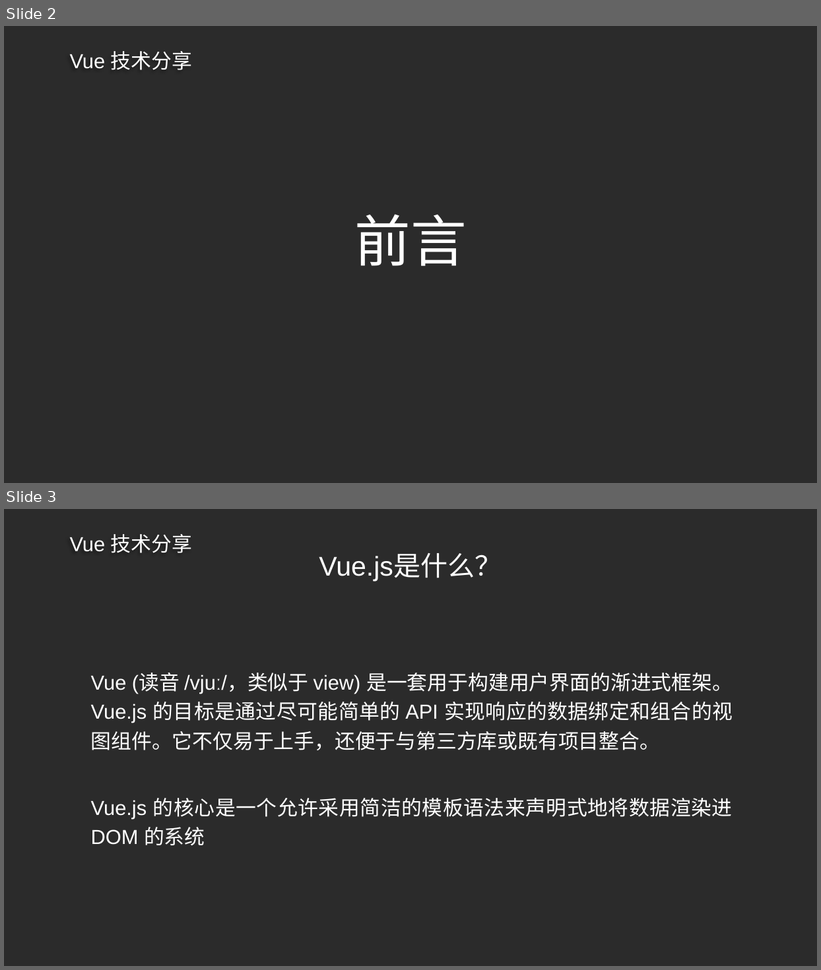
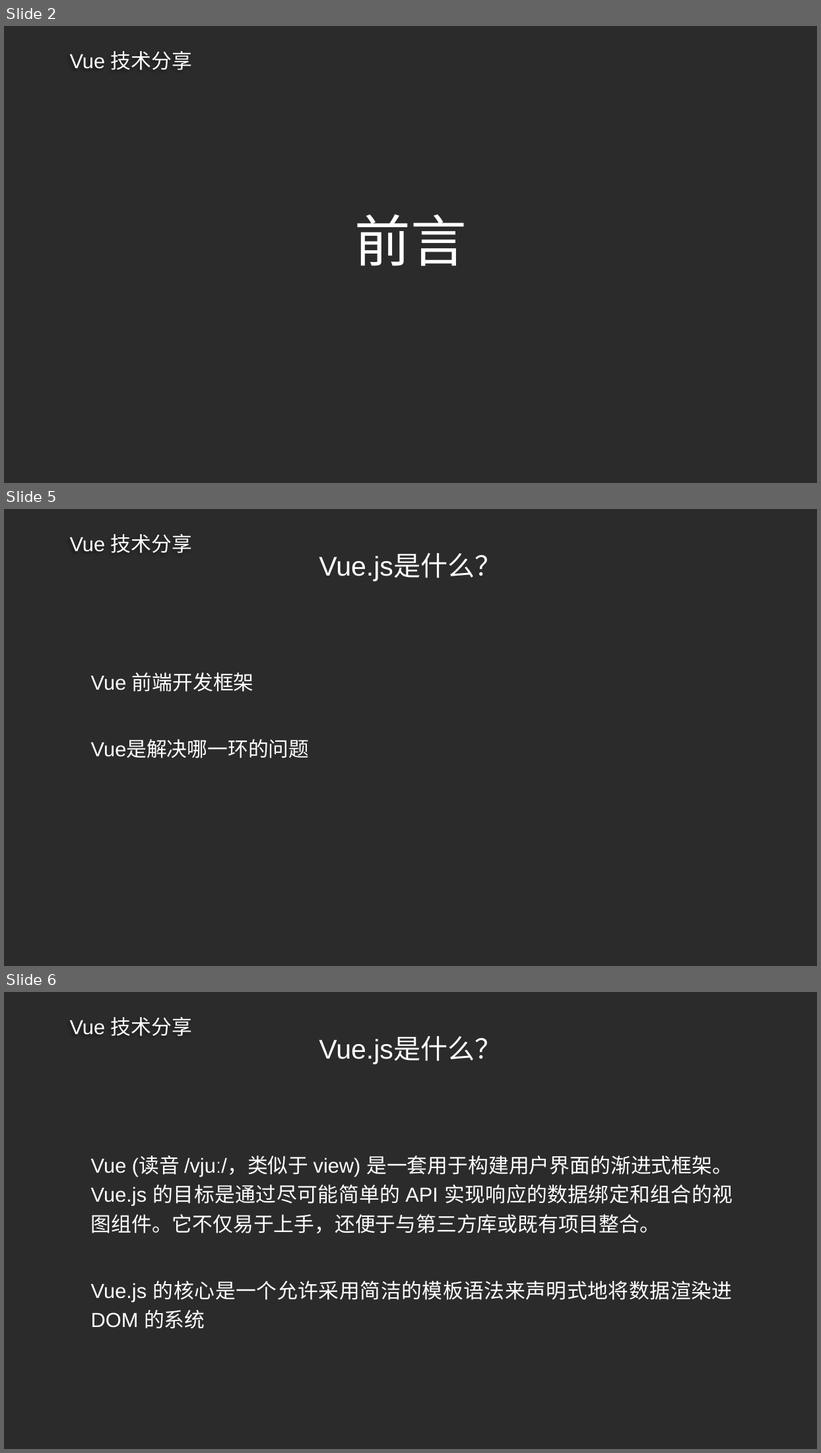
Before and after one commit to ldjdd/traing-library, a slide deck: vue/演示文稿.pptx. Shown one above the other, each under a label of ours: slides 2 and 3 before the commit, slides 2, 5 and 6 after it; the slides between them are not shown. The pictures are 821x970 and 821x1453 pixels, drawn with LibreOffice and Linux fonts; fonts in the diff are those of the drawing; background and template pictures are left out; a plain dark background stands for a picture behind light text. Boxes give left, top, right and bottom in pixels: in the first picture for what was removed or moved away, otherwise in the second. Text is boxed around its words. In the diff, an @@ line names an element or a change of style, - is before the commit and + after.

```diff
--- a/vue/演示文稿.pptx
+++ b/vue/演示文稿.pptx
@@ slide 5 added at bbox=[4, 509, 817, 966], background picture (left out); not listed: 1 template element that a slide beside it also shows @@
@@ title added at bbox=[319, 555, 502, 582], 32 pt, text #FFFFFF @@
+Vue.js是什么？
@@ subtitle added at bbox=[91, 673, 310, 758], 24 pt, text #FFFFFF @@
+Vue 前端开发框架
+Vue是解决哪一环的问题
@@ what was slide 3 is now slide 6 @@
```
Also in this commit, not shown: 4 slides changed, 7 other slides added, 1 slide removed, 5 other files.
